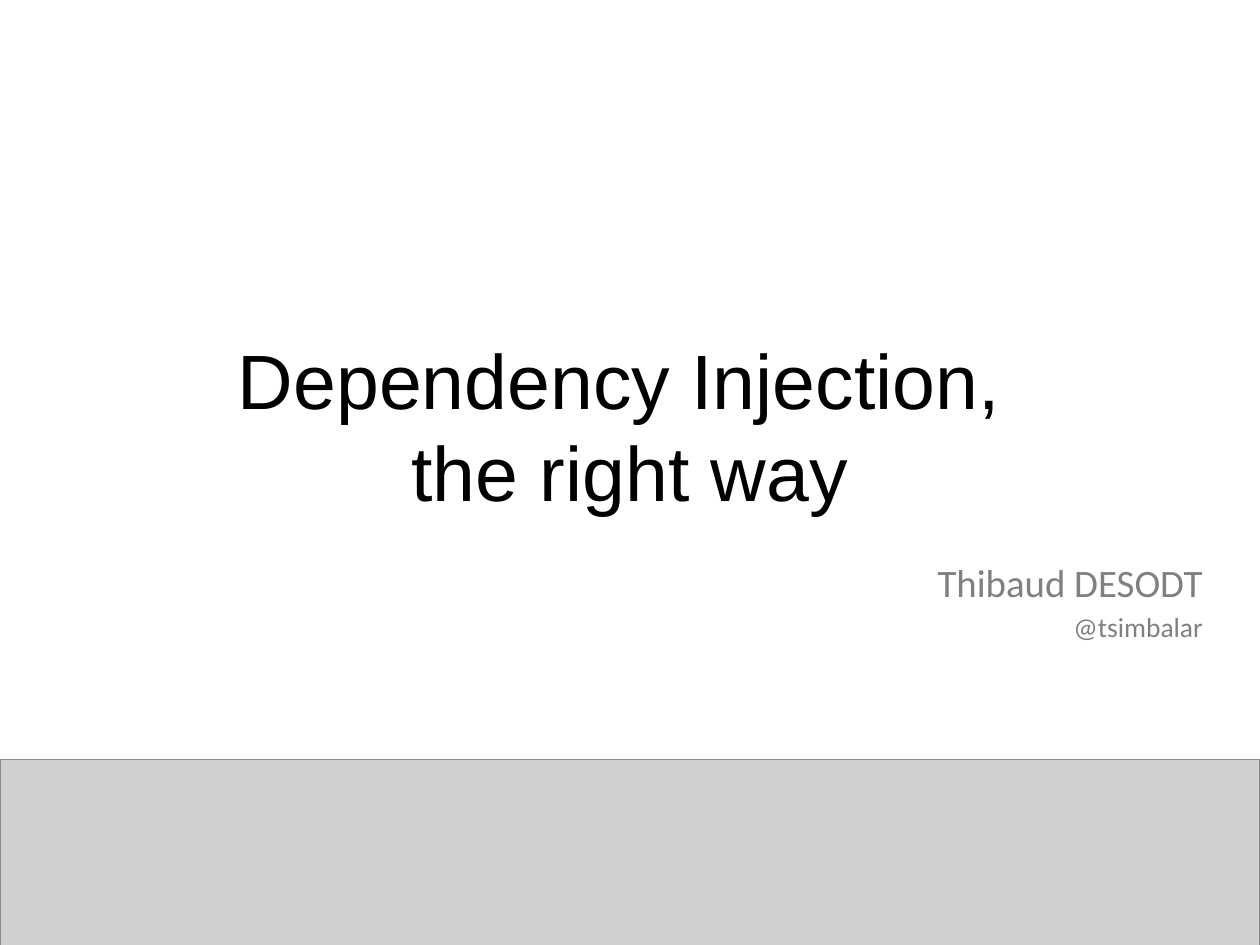
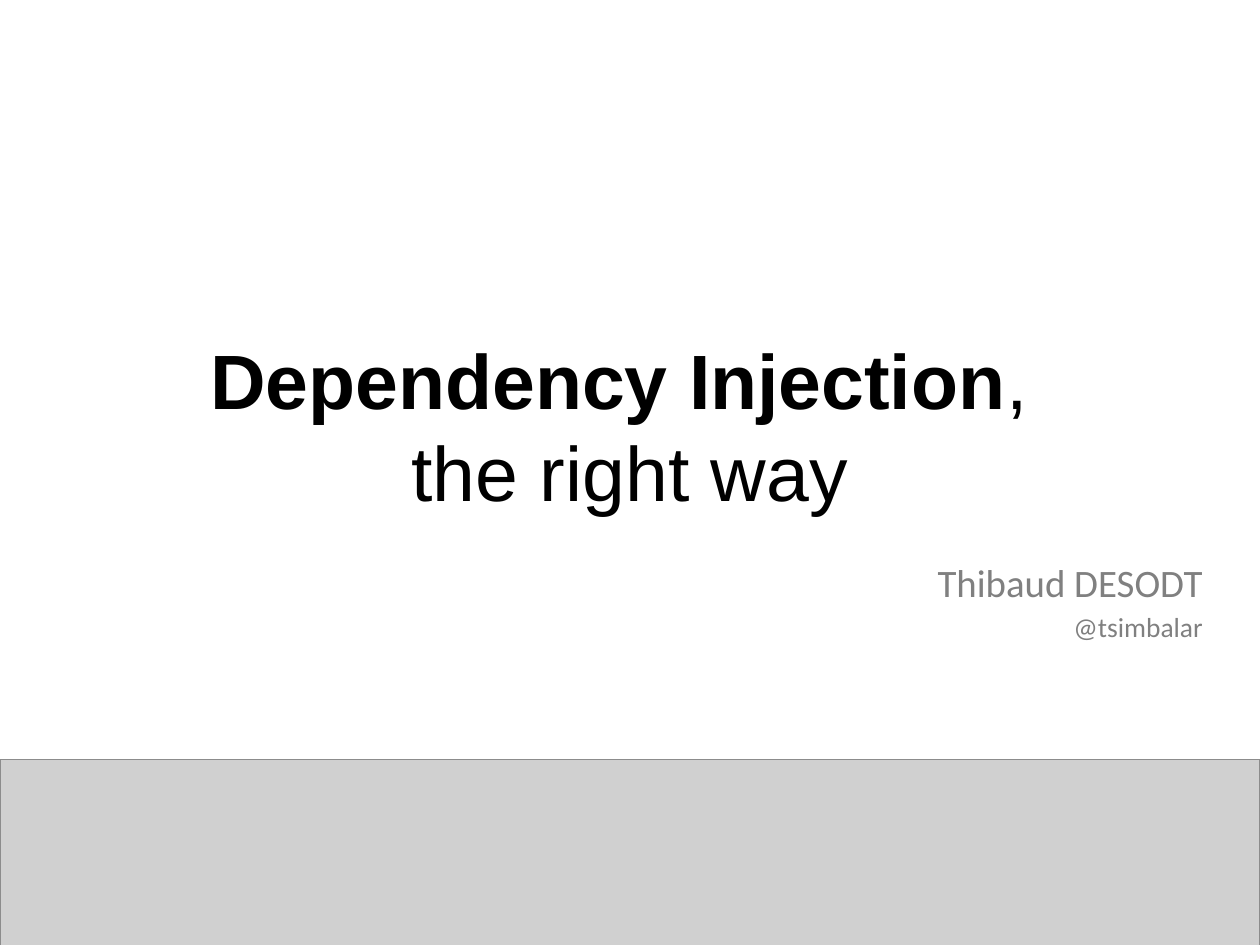
Before and after one commit to tsimbalar/DependencyInjectionTheRightWay, a slide deck: slide 2 of Dependency Injection - the right way.pptx. Drawn at 1260x945 pixels with LibreOffice and Linux fonts; fonts in the diff are those of the drawing; grey boxes stand for pictures. Boxes give left, top, right and bottom in pixels: in the first picture for what was removed or moved away, otherwise in the second. Text is boxed around its words. In the diff, an @@ line names an element or a change of style, - is before the commit and + after.

```diff
--- a/Dependency Injection - the right way.pptx
+++ b/Dependency Injection - the right way.pptx
@@ title "Dependency Injection, the right way" at [210,353,1028,516]: bold on in "Dependency Injection," @@
```
Also in this commit, not shown: 2 other slides changed, 2 slides added, 1 slide removed.
